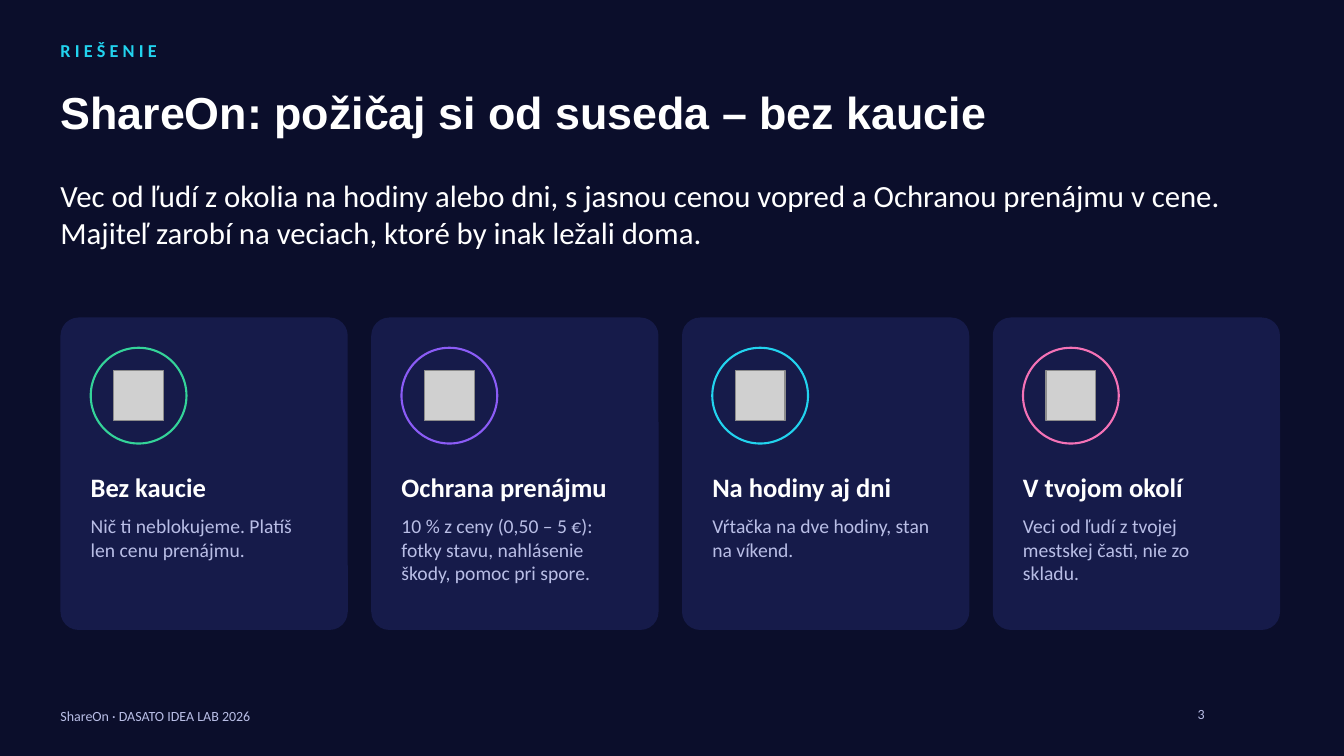
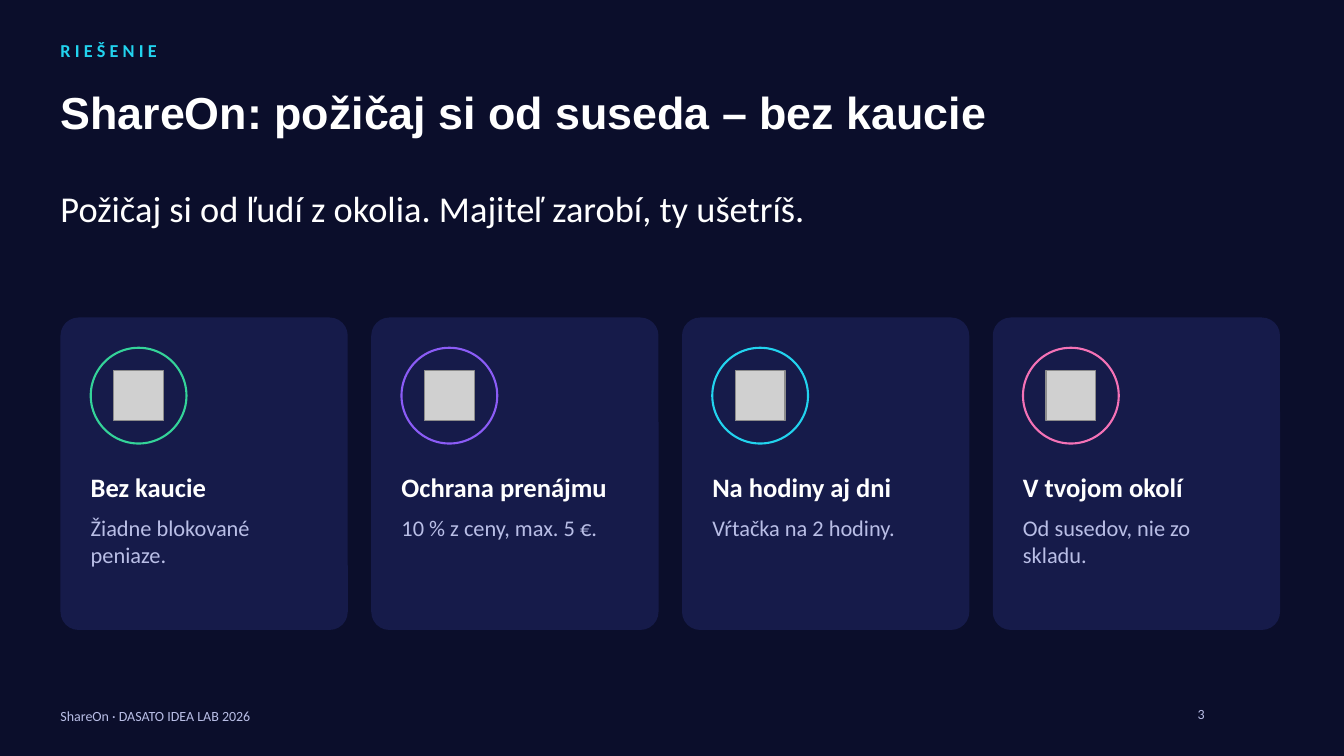
Before and after one commit to samueljurik5-web/shareon, a slide deck: slide 3 of docs/pitch/ShareOn-pitch-deck.pptx. Drawn at 1344x756 pixels with LibreOffice and Linux fonts; fonts in the diff are those of the drawing; grey boxes stand for pictures; background and template pictures are left out. Boxes give left, top, right and bottom in pixels: in the first picture for what was removed or moved away, otherwise in the second. Text is boxed around its words. In the diff, an @@ line names an element or a change of style, - is before the commit and + after.

```diff
--- a/docs/pitch/ShareOn-pitch-deck.pptx
+++ b/docs/pitch/ShareOn-pitch-deck.pptx
@@ text at [60, 196, 804, 229]: text changed; size 22 to 26 pt @@
-Vec od ľudí z okolia na hodiny alebo dni, s jasnou cenou vopred a Ochranou prenájmu v cene. Majiteľ zarobí na veciach, ktoré by inak ležali doma.
+Požičaj si od ľudí z okolia. Majiteľ zarobí, ty ušetríš.
@@ text at [91, 517, 250, 567]: text changed; size 14 to 16 pt @@
-Nič ti neblokujeme. Platíš len cenu prenájmu.
+Žiadne blokované peniaze.
@@ text at [401, 521, 575, 540]: text changed; size 14 to 16 pt @@
-10 % z ceny (0,50 – 5 €): fotky stavu, nahlásenie škody, pomoc pri spore.
+10 % z ceny, max. 5 €.
@@ text at [712, 520, 895, 540]: text changed; size 14 to 16 pt @@
-Vŕtačka na dve hodiny, stan na víkend.
+Vŕtačka na 2 hodiny.
@@ text at [1023, 520, 1190, 563]: text changed; size 14 to 16 pt @@
-Veci od ľudí z tvojej mestskej časti, nie zo skladu.
+Od susedov, nie zo skladu.
```
Also in this commit, not shown: 10 other slides changed, 1 other file.
